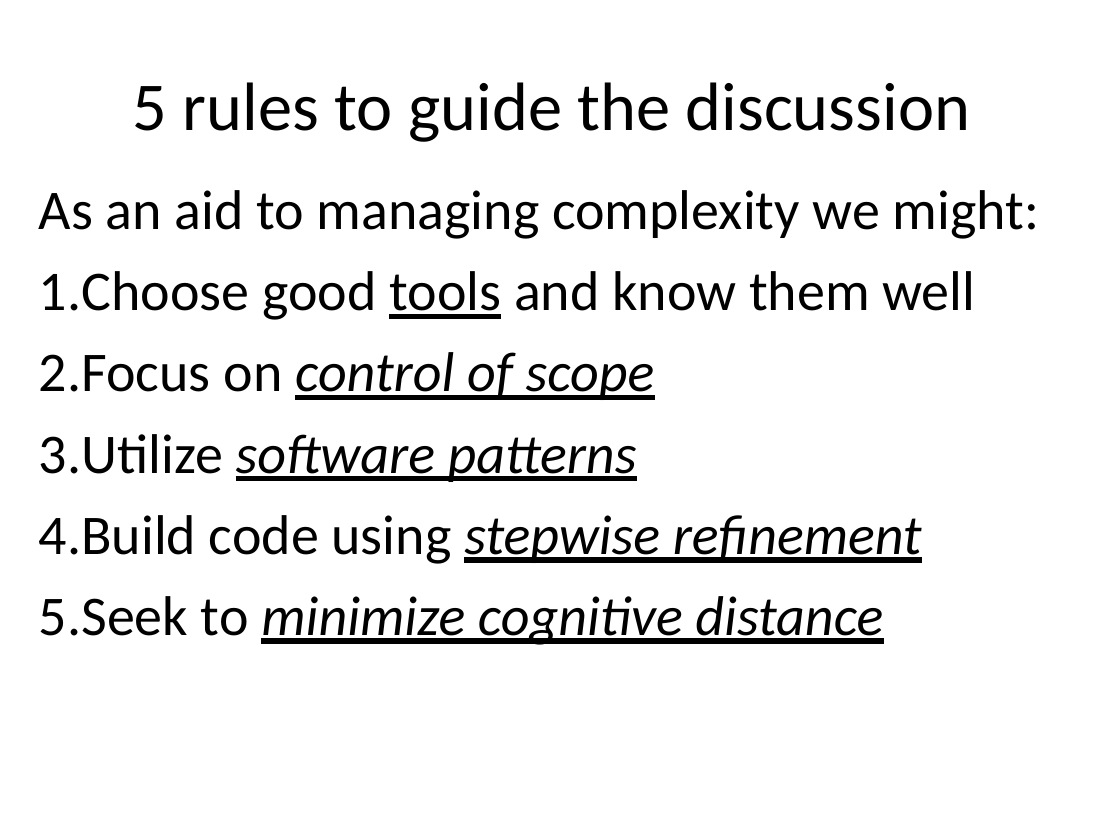
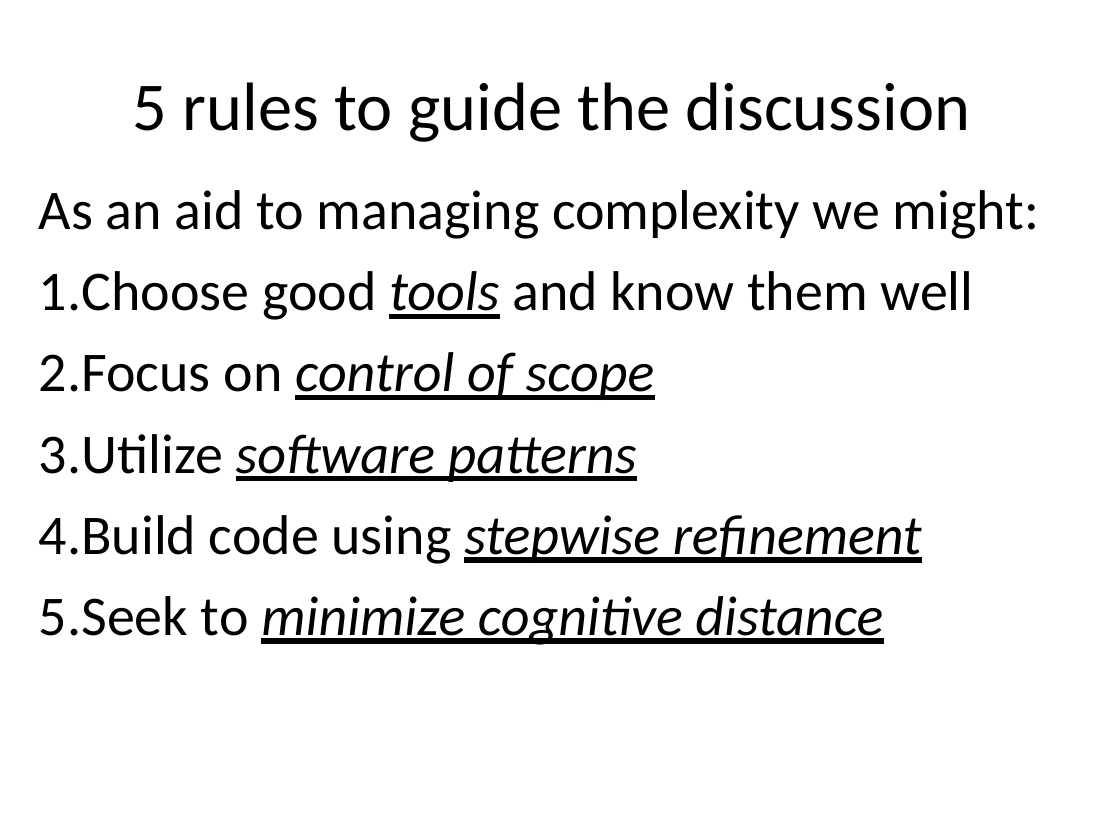
Before and after one commit to benralexander/lv, a slide deck: slide 9 of myD3_latest_c.ppt. Drawn at 1120x840 pixels with LibreOffice and Linux fonts; fonts in the diff are those of the drawing. Boxes give left, top, right and bottom in pixels: in the first picture for what was removed or moved away, otherwise in the second. Text is boxed around its words. In the diff, an @@ line names an element or a change of style, - is before the commit and + after.

```diff
--- a/myD3_latest_c.ppt
+++ b/myD3_latest_c.ppt
@@ text at [39, 271, 974, 320]: italic on in "tools" @@
```
Also in this commit, not shown: 4 other slides changed, 5 other files.
